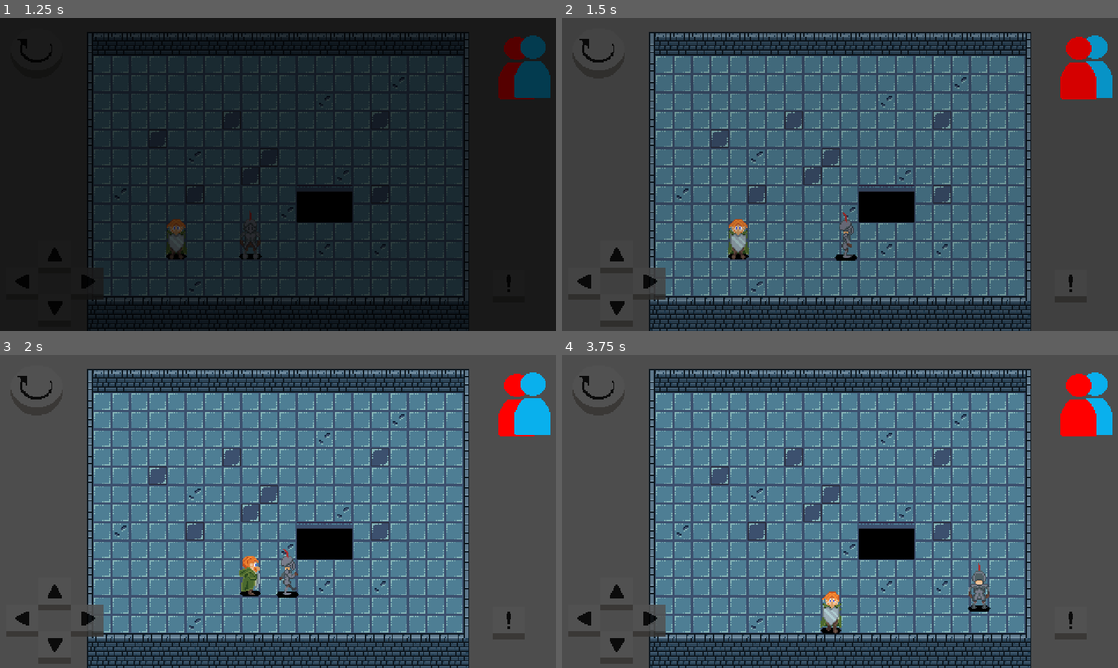
Above: before the commit, frames 1-4 (two rows, left to right).
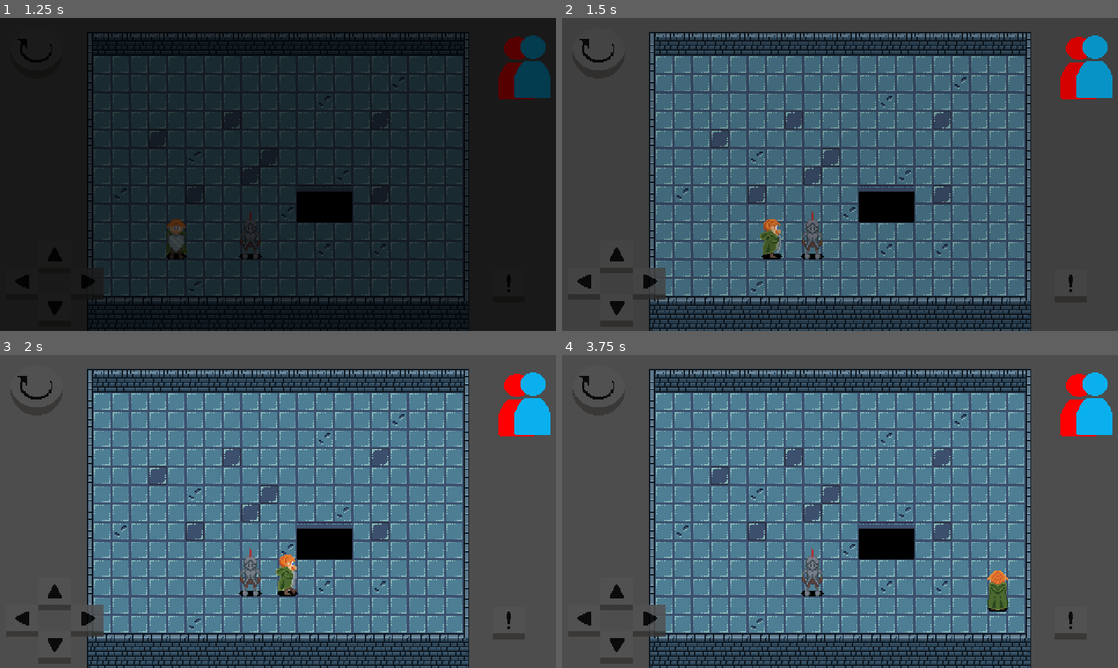
Above: after the commit, the same moments.

Repository: gumaciel/awesome-game-jam-01
Game: Godot game, scene res://scenes/main/main.tscn
The game is run twice, just before and just after one commit, with the same random seed, the same clock (stepped at 60 frames per second) and the same inputs. The engine's default icon, where the game draws it, is replaced by a stand-in: a white triangle on a blue panel in a dark square.
Inputs:
- Up to frame 1 (1.25 s): click "CONTINUE" at 0.5 s
- Up to frame 2 (1.5 s): tap Enter (ui_accept) at 1.25 s; hold Right (ui_right) from 1.28 s (still down)
- Up to frame 3 (2 s): keep holding Right (ui_right); tap Enter (ui_accept) at 1.52 s
- Up to frame 4 (3.75 s): release Right (ui_right) at 2.03 s; hold Down (ui_down) 2.03-2.78 s; tap Enter (ui_accept) at 2.27 s; hold Right (ui_right) 2.78-3.53 s; hold Up (ui_up) from 3.53 s (still down)

Frame 1 is identical in both runs. In frame 2, 1.8% of the frame differs, in the area x 29-97%, y 6-78%; in frame 3, 0.8%; in frame 4, 1.9%, in the area x 43-97%, y 6-89%.
Error after the commit: Invalid access to property or key 'active' on a base object of type 'null instance'. (res://scenes/ui/ui_controller.gd:17)

Commit message:
Update test_scene.tscn

Diff:
--- a/scenes/levels/test_scene.tscn
+++ b/scenes/levels/test_scene.tscn
@@ -27,8 +27,8 @@
 script = ExtResource("2_y04gh")
 
 [node name="UI" parent="." node_paths=PackedStringArray("player_1", "player_2") instance=ExtResource("2_62sbp")]
-player_1 = NodePath("../Player1")
-player_2 = NodePath("../Player2")
+player_1 = NodePath("../Squire(Player1)")
+player_2 = NodePath("../Knight(Player2)")
 
 [node name="Player2" parent="." instance=ExtResource("4_qwccp")]
 unique_name_in_owner = true
